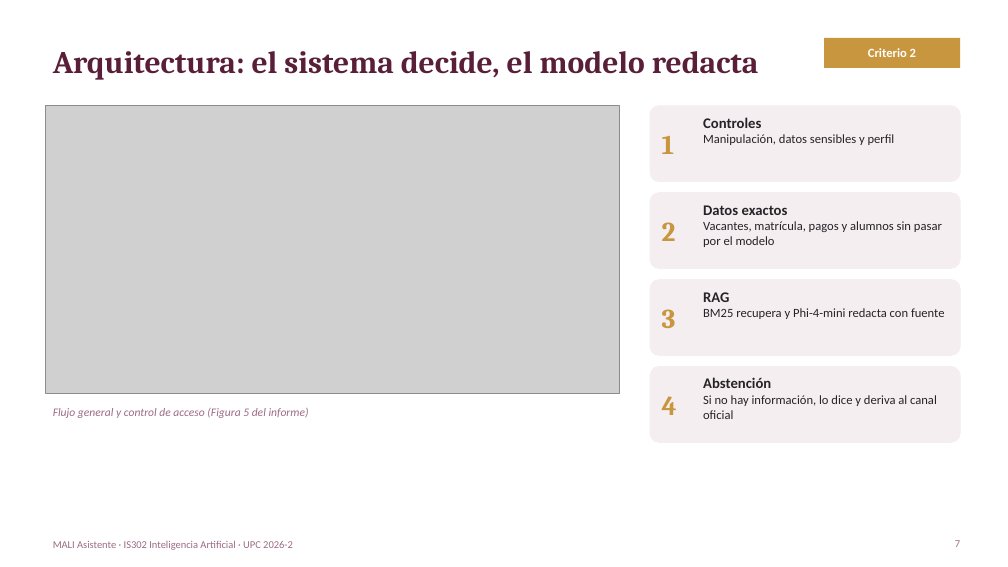
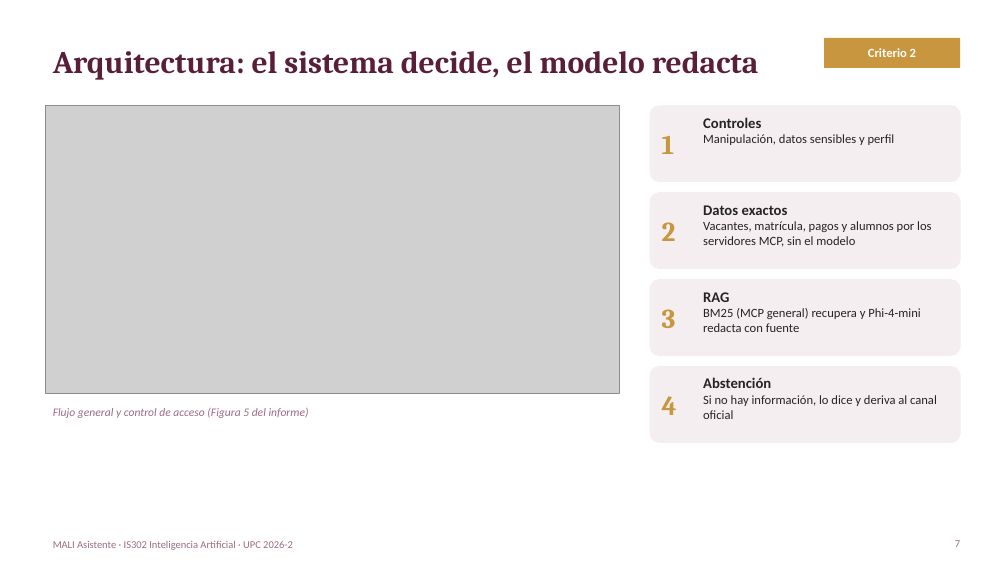
Before and after one commit to mych21/IS302-Inteligencia-Artificial, a slide deck: slide 7 of _entregas/MALI_Asistente_Presentacion.pptx. Drawn at 1008x567 pixels with LibreOffice and Linux fonts; fonts in the diff are those of the drawing; grey boxes stand for pictures. Boxes give left, top, right and bottom in pixels: in the first picture for what was removed or moved away, otherwise in the second. Text is boxed around its words. In the diff, an @@ line names an element or a change of style, - is before the commit and + after.

Commit message:
Informe y presentación actualizados con la arquitectura de servidores MCP

```diff
--- a/_entregas/MALI_Asistente_Presentacion.pptx
+++ b/_entregas/MALI_Asistente_Presentacion.pptx
@@ text at <box>703,221,931,247</box>: text changed @@
-Vacantes, matrícula, pagos y alumnos sin pasar por el modelo
+Vacantes, matrícula, pagos y alumnos por los servidores MCP, sin el modelo
@@ text at <box>703,308,920,332</box>: text changed @@
-BM25 recupera y Phi-4-mini redacta con fuente
+BM25 (MCP general) recupera y Phi-4-mini redacta con fuente
```
Also in this commit, not shown: 2 other slides changed, 1 other file.
